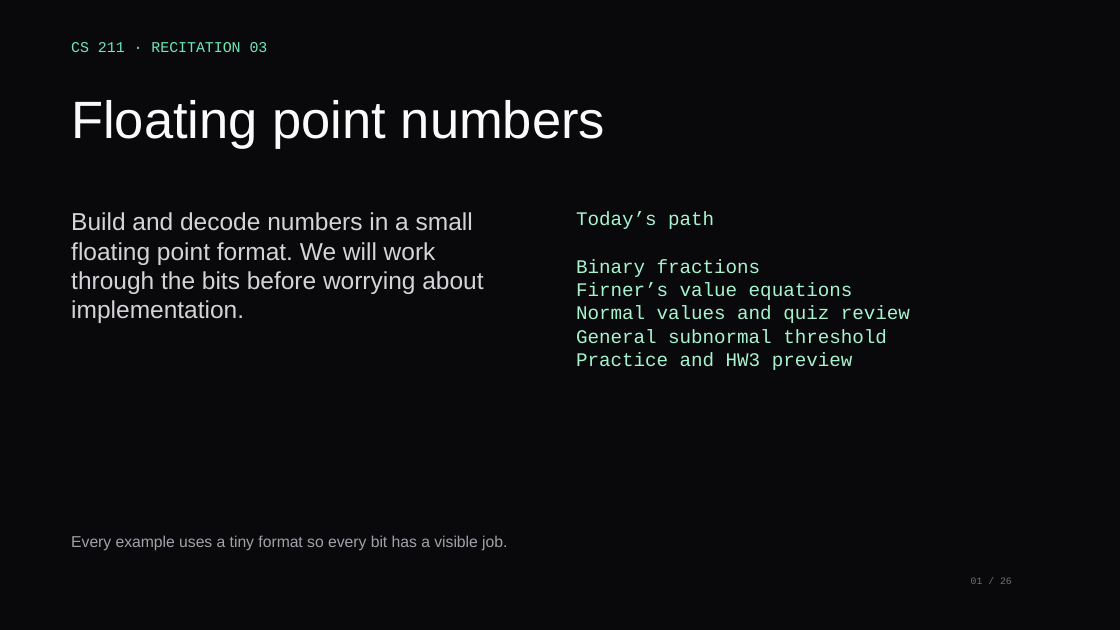
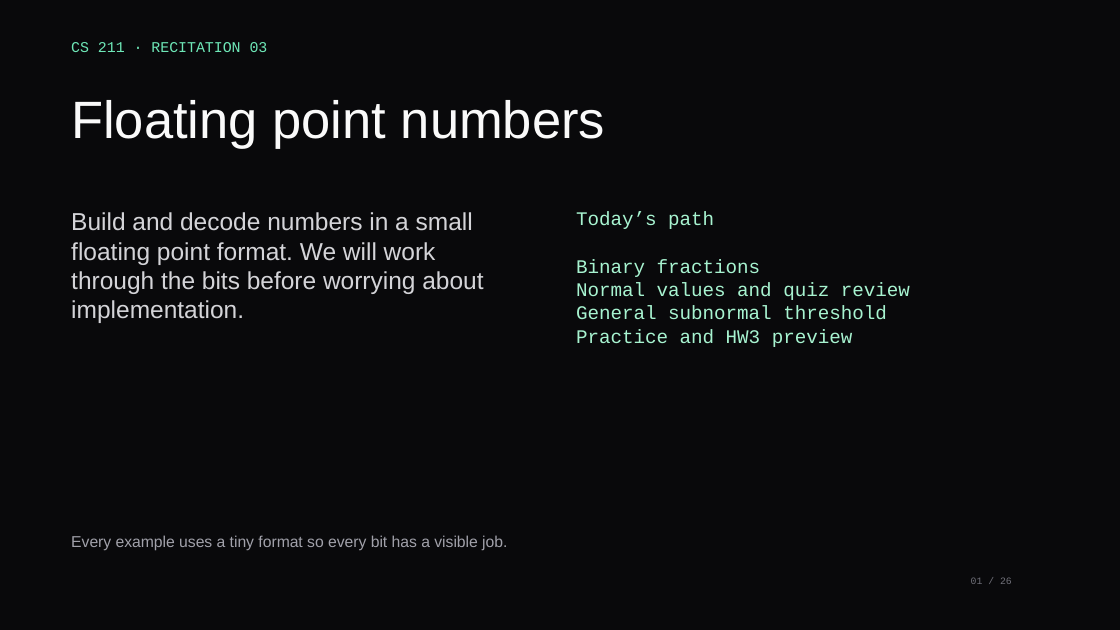
Before and after one commit to xsebby/portfolio, a slide deck: slide 1 of public/presentations/CS211_Recitation_3.pptx. Drawn at 1120x630 pixels with LibreOffice and Linux fonts; fonts in the diff are those of the drawing. Boxes give left, top, right and bottom in pixels: in the first picture for what was removed or moved away, otherwise in the second. Text is boxed around its words. In the diff, an @@ line names an element or a change of style, - is before the commit and + after.

```diff
--- a/public/presentations/CS211_Recitation_3.pptx
+++ b/public/presentations/CS211_Recitation_3.pptx
@@ text at bbox=[576, 283, 853, 300]: paragraph removed @@
-Firner’s value equations
```
Also in this commit, not shown: 1 other file.
